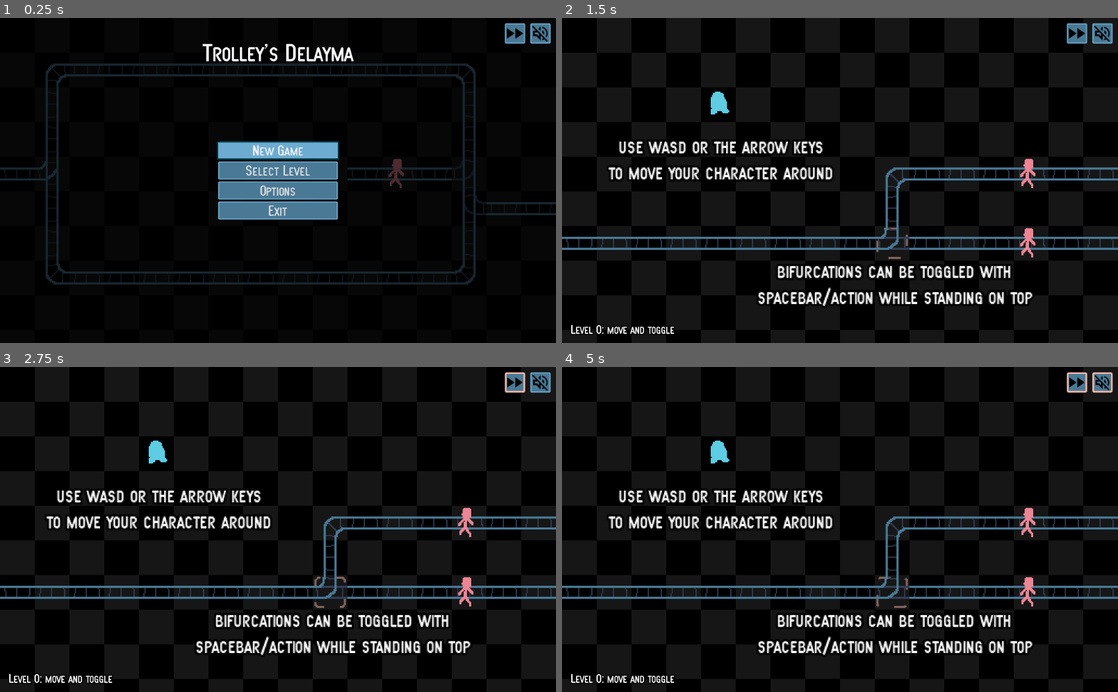
Above: before the commit, frames 1-4 (two rows, left to right).
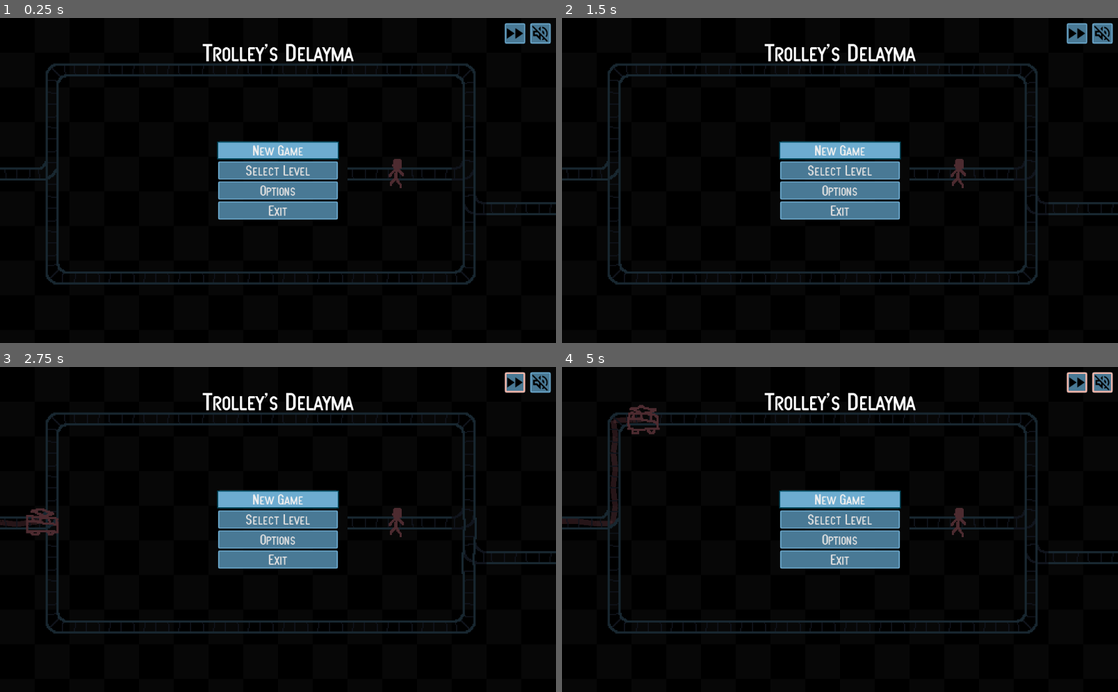
Above: after the commit, the same moments.

Repository: albertnez/ld50
Game: Godot game, scene res://scenes/main_menu_handler.tscn
Same seed, same stepped clock (60 frames per second), same inputs: the game is played once before the commit and once after it.
Inputs (mouse positions are in pixels of both pictures, inside the frame that each line leads up to):
- Up to frame 1 (0.25 s): no input
- Up to frame 2 (1.5 s): click "New Game" at 0.5 s; click (840, 151) at 1.25 s, where only the run after the commit has a clickable "New Game"
- Up to frame 3 (2.75 s): click (517, 383) at 2.02 s
- Up to frame 4 (5 s): click (840, 519) at 2.75 s, where only the run after the commit has a clickable "Select Level"; click (1101, 383) at 3.52 s; click (840, 539) at 4.25 s, where only the run after the commit has a clickable "Options"

The runs differ from the first frame. In frame 2, 16% of the frame differs, in the area x 0-100%, y 1-98%; in frame 3, 16%; in frame 4, 16%.

Commit message:
Fix tooltips

Diff:
--- a/assets/theme/new_theme.tres
+++ b/assets/theme/new_theme.tres
@@ -1,14 +1,18 @@
-[gd_resource type="Theme" load_steps=7 format=2]
+[gd_resource type="Theme" load_steps=9 format=2]
 
 [ext_resource path="res://assets/fonts/SF Atarian System.ttf" type="DynamicFontData" id=1]
 [ext_resource path="res://assets/theme/button_focus_style.tres" type="StyleBox" id=2]
 [ext_resource path="res://assets/theme/button_main_style.tres" type="StyleBox" id=3]
+[ext_resource path="res://assets/fonts/Roboto-Light.ttf" type="DynamicFontData" id=4]
 [ext_resource path="res://scenes/ui/font_med.tres" type="DynamicFont" id=5]
 [ext_resource path="res://assets/theme/button_pressed.tres" type="StyleBox" id=6]
 
 [sub_resource type="DynamicFont" id=2]
 size = 28
 font_data = ExtResource( 1 )
+
+[sub_resource type="DynamicFont" id=3]
+font_data = ExtResource( 4 )
 
 [resource]
 Button/colors/font_color = Color( 0.88, 0.88, 0.88, 1 )
@@ -25,3 +29,6 @@
 Button/styles/pressed = ExtResource( 6 )
 Label/fonts/font = ExtResource( 5 )
 Label/styles/normal = null
+TooltipLabel/constants/shadow_offset_x = 0
+TooltipLabel/constants/shadow_offset_y = 0
+TooltipLabel/fonts/font = SubResource( 3 )
--- a/scenes/main_menu_handler.tscn
+++ b/scenes/main_menu_handler.tscn
@@ -12,6 +12,7 @@
 _menu_demo_mode = true
 
 [node name="CanvasLayer" type="CanvasLayer" parent="."]
+layer = 0
 
 [node name="BackgroundDimmer" type="ColorRect" parent="CanvasLayer"]
 anchor_right = 1.0
--- a/scenes/ui/buttons_always_shown.tscn
+++ b/scenes/ui/buttons_always_shown.tscn
@@ -34,6 +34,7 @@
 margin_right = 957.0
 margin_bottom = 37.0
 rect_min_size = Vector2( 37, 37 )
+hint_tooltip = "[F] Fast Forward"
 focus_mode = 0
 mouse_filter = 1
 size_flags_vertical = 0
@@ -50,6 +51,7 @@
 margin_right = 1004.0
 margin_bottom = 37.0
 rect_min_size = Vector2( 37, 37 )
+hint_tooltip = "[M] Mute"
 focus_mode = 0
 mouse_filter = 1
 size_flags_vertical = 0
Binary file added: assets/fonts/Roboto-Light.ttf
